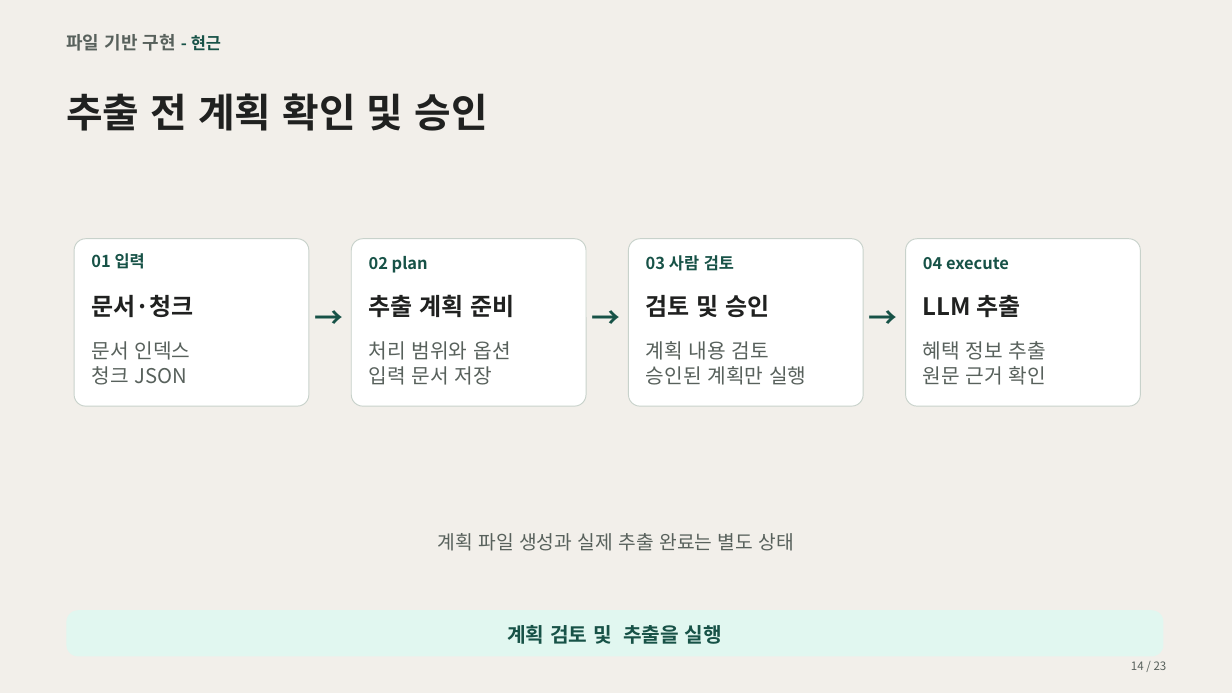
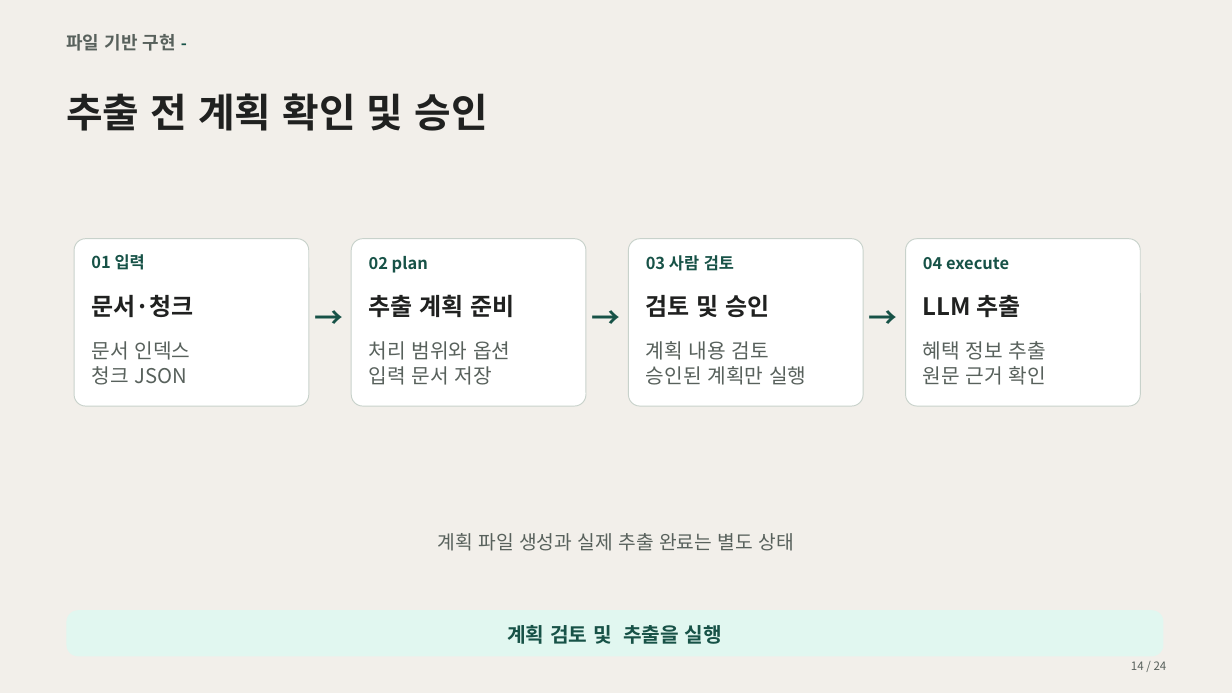
Before and after one commit to encore-ai-campus/mle-02-p2-team3, a slide deck: slide 13 of src/card_benefit/docs/presentation/카드혜택_GraphRAG_최종_20장_검색과근거조회설명추가.pptx (slide 14 before the commit). Drawn at 1232x693 pixels with LibreOffice and Linux fonts; fonts in the diff are those of the drawing. Boxes give left, top, right and bottom in pixels: in the first picture for what was removed or moved away, otherwise in the second. Text is boxed around its words. In the diff, an @@ line names an element or a change of style, - is before the commit and + after.

```diff
--- a/src/card_benefit/docs/presentation/카드혜택_GraphRAG_최종_20장_검색과근거조회설명추가.pptx
+++ b/src/card_benefit/docs/presentation/카드혜택_GraphRAG_최종_20장_검색과근거조회설명추가.pptx
@@ text at <box>66,34,176,51</box>: text changed @@
-파일 기반 구현 - 현근
+파일 기반 구현 -
@@ text at <box>1131,661,1167,670</box>: text changed @@
-14 / 23
+14 / 24
```
Also in this commit, not shown: 22 other slides changed, 1 slide removed, 1 other file.
